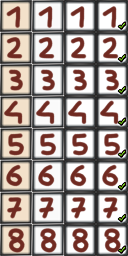
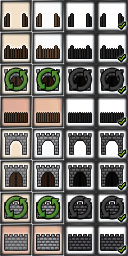
Comparing the layer stacks of the two 128x256 images. Changes:
hid "Proxy", painted on it over 1, 6, 125, 254
added layer "Palisade #4" above "Palisade #3" over 1, 6, 125, 190
added layer "Palisade #3" above "Palisade #2" over 1, 6, 125, 190
added layer "Palisade #2" above "Palisade Arrow" over 1, 37, 125, 222
added layer "Palisade Arrow" above "Wall #5" over 1, 66, 125, 126
added layer "Wall #5" above "Wall #4" over 1, 6, 125, 254
added layer "Wall #4" above "Wall #3" over 1, 6, 125, 254
added layer "Wall #3" above "Wall #2" over 1, 66, 125, 254
added layer "Wall #2" above "Wall Arrow" over 1, 130, 125, 254
added layer "Wall Arrow" above "Wall #1" over 1, 195, 125, 254
added layer "Wall #1" above "BG" over 1, 98, 125, 254
painted on "BG" over 1, 6, 125, 254
